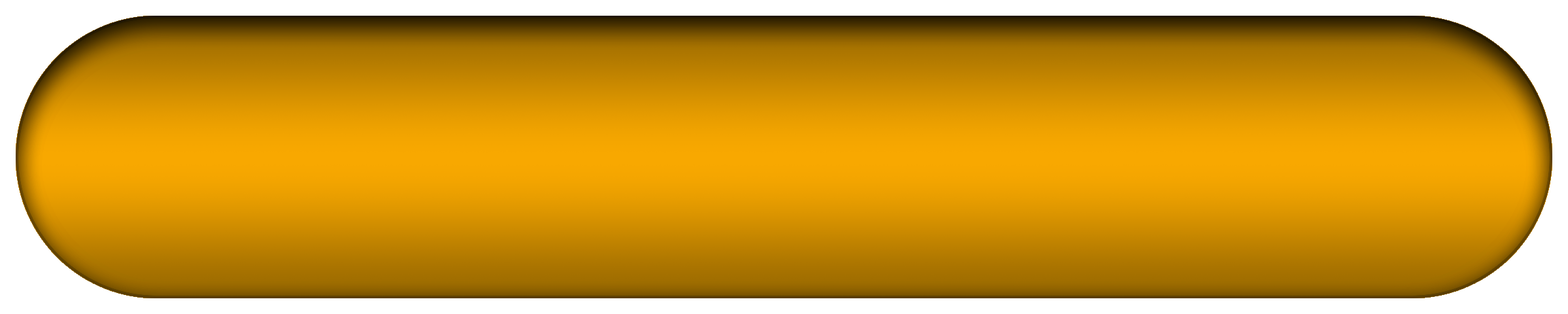
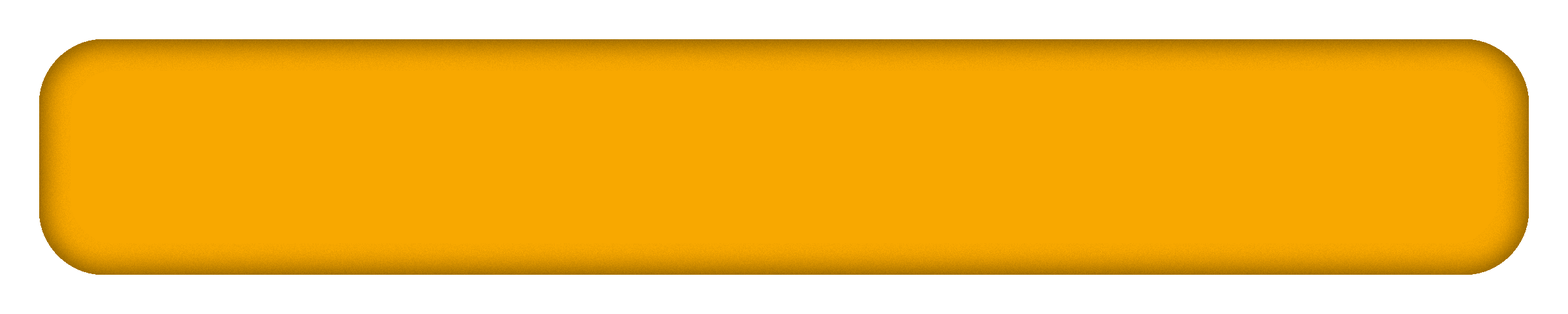
Layer changes from the first 1568 × 314 image to the second:
removed layer "图层 0 拷贝 2" over box(15, 15, 1553, 298)
removed layer "图层 0 拷贝" over box(15, 15, 1553, 298)
removed layer "图层 0" over box(15, 15, 1553, 298)
added layer "Fill 拷贝" above "Fill 拷贝 2" over box(39, 39, 1529, 275)
added layer "Fill 拷贝 2" above "Fill" over box(39, 39, 1529, 275)
added layer "Fill" above "背景 拷贝" over box(39, 39, 1529, 275)
